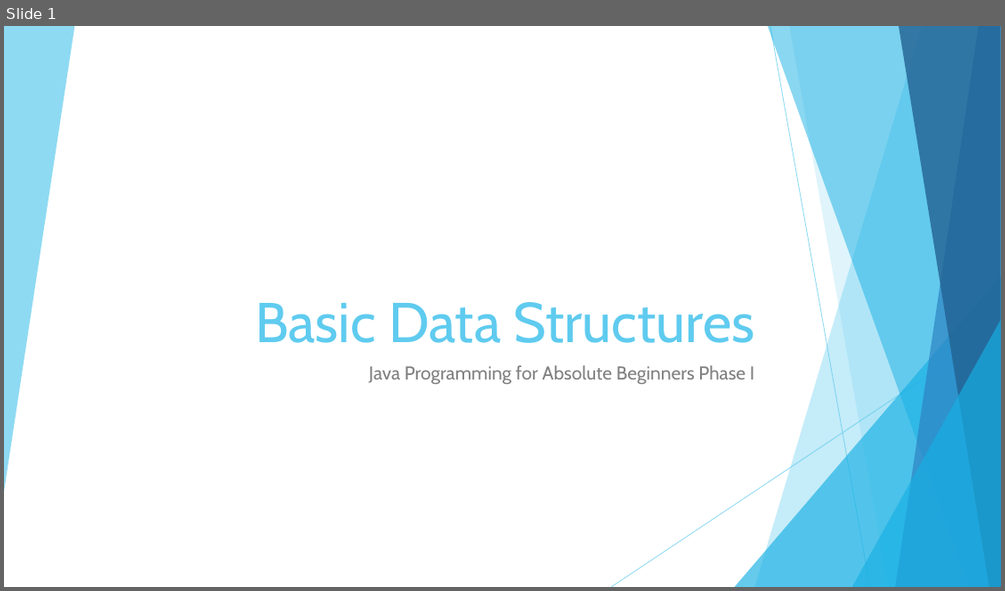
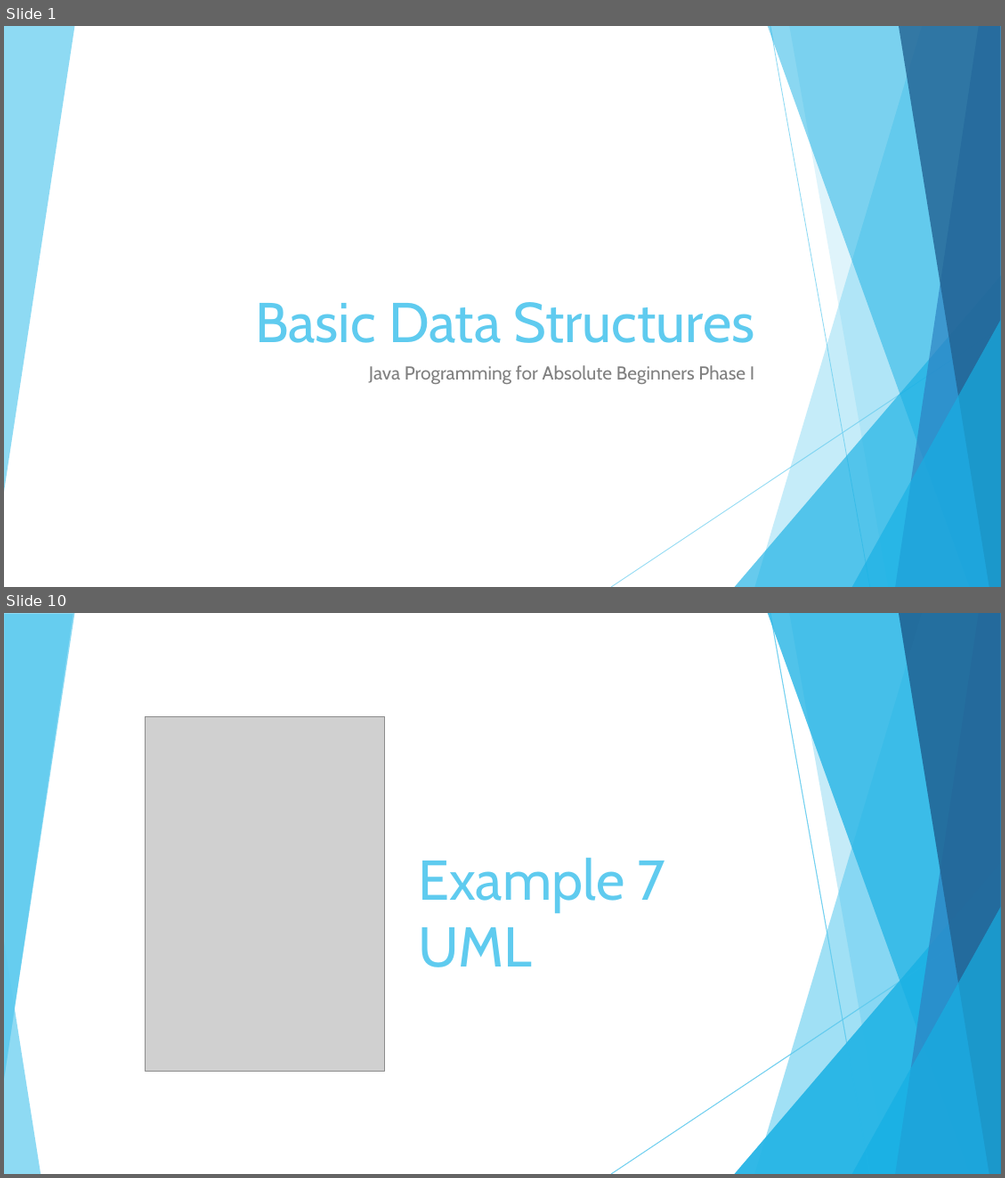
Before and after one commit to JoseRivas1998/Java-Game-Development-For-Absolute-Beginners, a slide deck: Slides/Lesson1.5.pptx. Shown one above the other, each under a label of ours: slide 1 before the commit, slides 1 and 10 after it; the slides between them are not shown. The pictures are 1005x591 and 1005x1178 pixels, drawn with LibreOffice and Linux fonts; fonts in the diff are those of the drawing; grey boxes stand for pictures. Boxes give left, top, right and bottom in pixels: in the first picture for what was removed or moved away, otherwise in the second. Text is boxed around its words. In the diff, an @@ line names an element or a change of style, - is before the commit and + after.

```diff
--- a/Slides/Lesson1.5.pptx
+++ b/Slides/Lesson1.5.pptx
@@ slide 10 added at box(4, 613, 1001, 1174), background #FFFFFF; not listed: 9 template elements that a slide beside it also shows @@
@@ triangle added at box(4, 614, 73, 1078), fill #5FCBEF at 85% opacity @@
@@ picture added at box(146, 716, 385, 1070) @@
@@ title added at box(418, 858, 665, 967), 54 pt, text #5FCBEF @@
+Example 7 UML
@@ group added at box(4, 613, 1001, 1174): 6 freeform shapes, 2 lines, 2 triangles @@
@@ triangle added at box(4, 941, 40, 1174), fill #5FCBEF at 70% opacity @@
```
Also in this commit, not shown: 9 other slides added, 11 other files.
